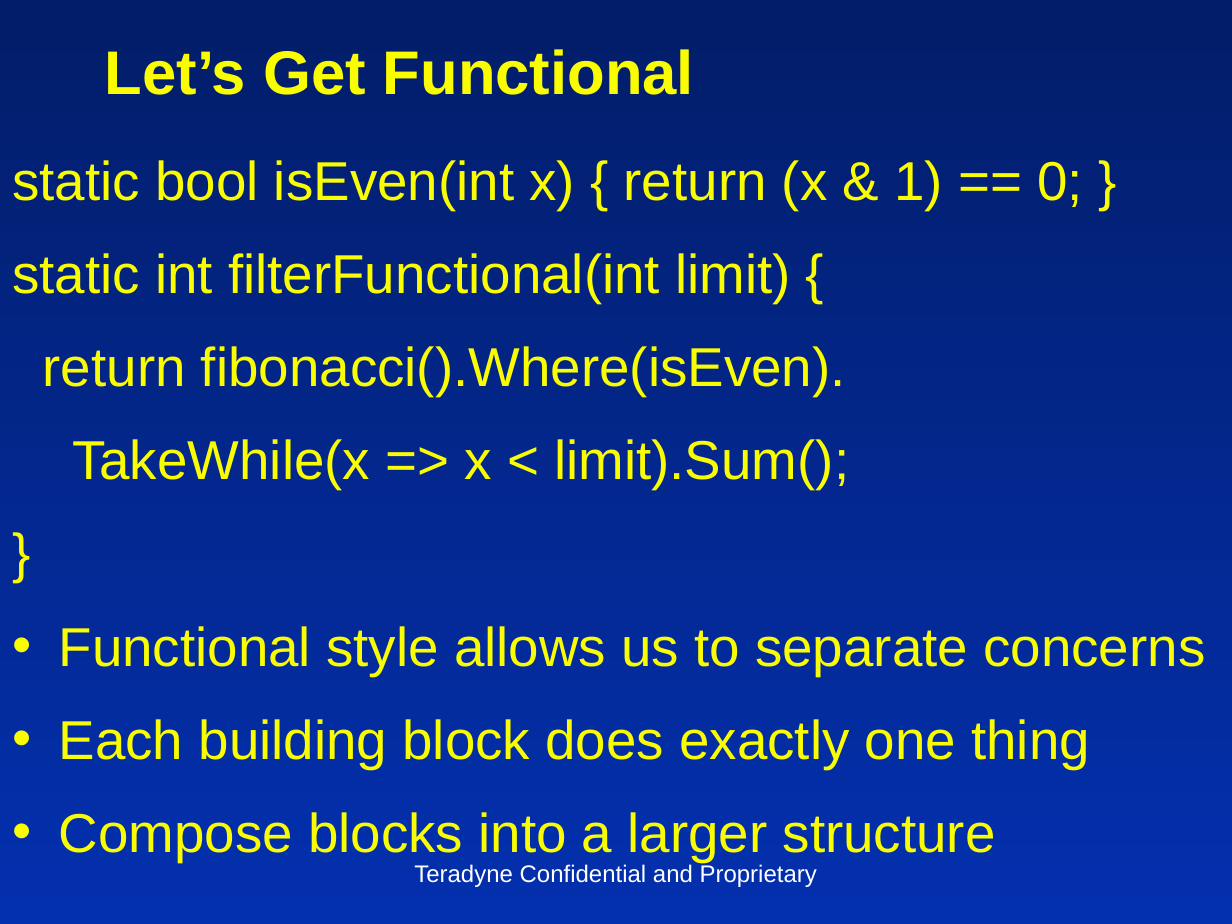
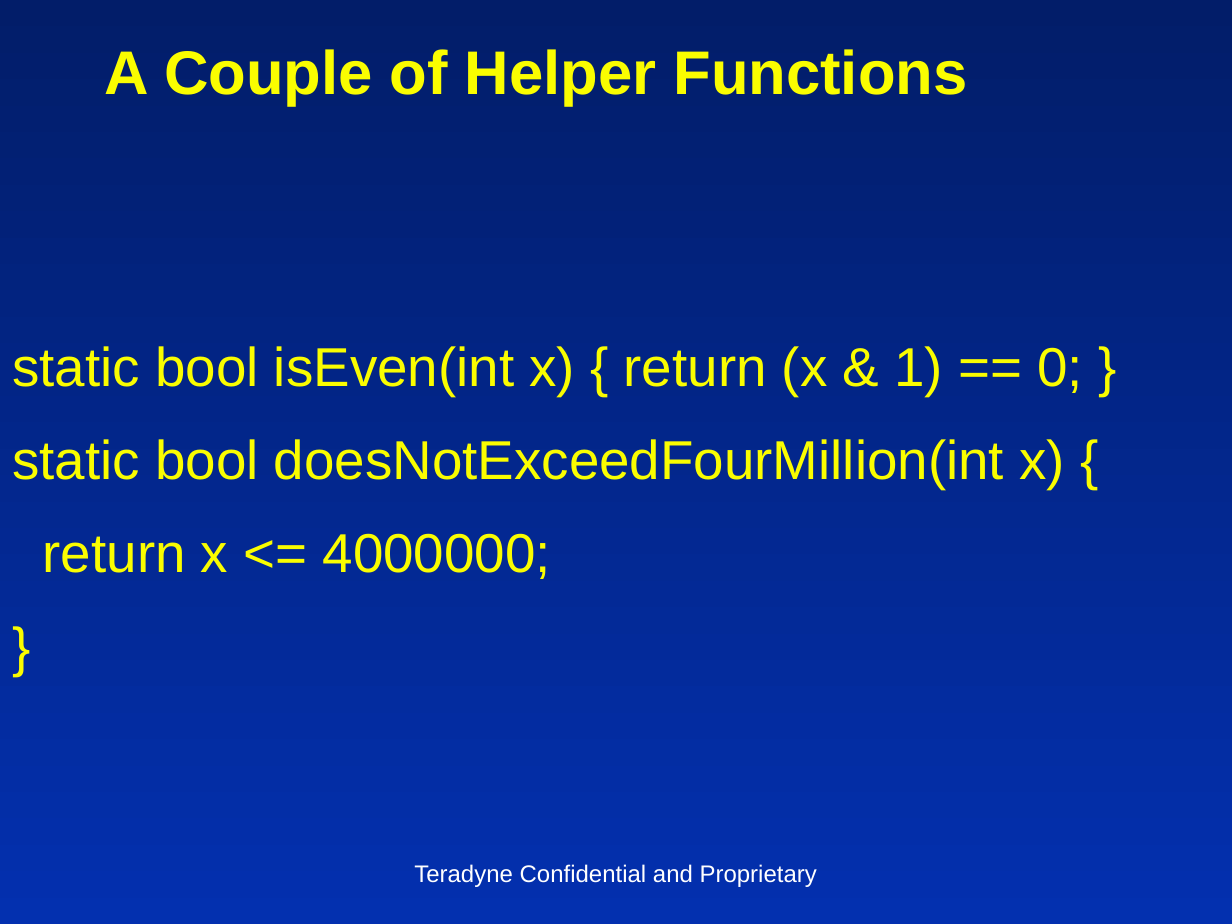
Before and after one commit to insideoutclub/Euler, a slide deck: slide 11 of FiveEasyPieces2.pptx (slide 5 before the commit). Drawn at 1232x924 pixels with LibreOffice and Linux fonts; fonts in the diff are those of the drawing. Boxes give left, top, right and bottom in pixels: in the first picture for what was removed or moved away, otherwise in the second. Text is boxed around its words. In the diff, an @@ line names an element or a change of style, - is before the commit and + after.

```diff
--- a/FiveEasyPieces2.pptx
+++ b/FiveEasyPieces2.pptx
@@ title at (105,49,967,106): text changed @@
-Let’s Get Functional
+A Couple of Helper Functions
@@ text at (12,439,1065,579): text changed @@
-static int filterFunctional(int limit) {
-return fibonacci().Where(isEven).
-TakeWhile(x => x < limit).Sum();
+static bool doesNotExceedFourMillion(int x) {
+return x <= 4000000;
@@ text at (59,626,1205,853): paragraphs removed @@
-• Functional style allows us to separate concerns
-• Each building block does exactly one thing
-• Compose blocks into a larger structure
```
Also in this commit, not shown: 16 other slides changed, 10 slides added, 4 slides removed, 1 other file.
